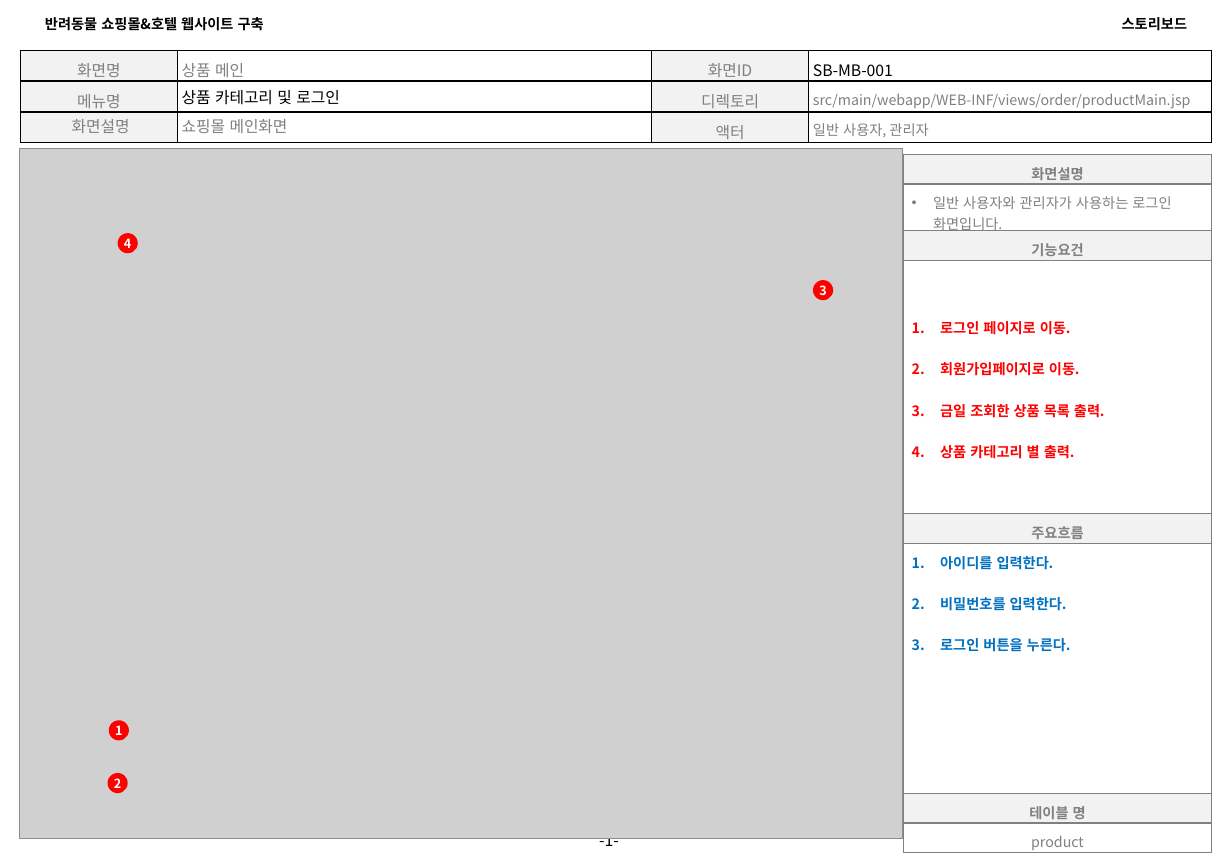
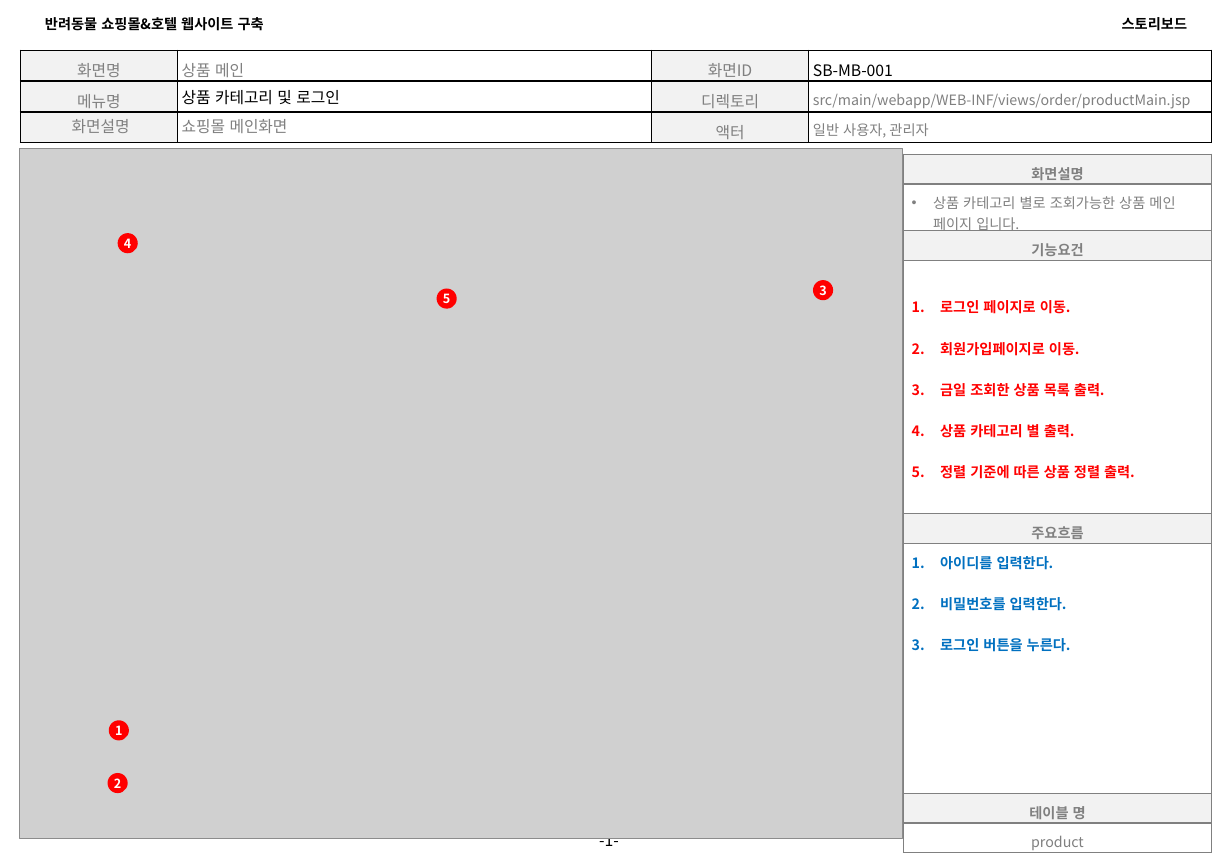
Before and after one commit to 94jinwoo/Companion, a slide deck: slide 1 of Companion.스토리보드.VER.0.3(쇼핑몰).pptx. Drawn at 1232x853 pixels with LibreOffice and Linux fonts; fonts in the diff are those of the drawing; grey boxes stand for pictures; background and template pictures are left out. Boxes give left, top, right and bottom in pixels: in the first picture for what was removed or moved away, otherwise in the second. Text is boxed around its words. In the diff, an @@ line names an element or a change of style, - is before the commit and + after.

```diff
--- a/Companion.스토리보드.VER.0.3(쇼핑몰).pptx
+++ b/Companion.스토리보드.VER.0.3(쇼핑몰).pptx
@@ table at (903,155,1212,815) @@
-row 2, column 1: 일반 사용자와 관리자가 사용하는 로그인 화면입니다.
+row 2, column 1: 상품 카테고리 별로 조회가능한 상품 메인 페이지 입니다.
-row 4, column 1: 로그인 페이지로 이동. / 회원가입페이지로 이동. / 금일 조회한 상품 목록 출력. / 상품 카테고리 별 출력.
+row 4, column 1: 로그인 페이지로 이동. / 회원가입페이지로 이동. / 금일 조회한 상품 목록 출력. / 상품 카테고리 별 출력. / 정렬 기준에 따른 상품 정렬 출력.
@@ ellipse added at (437,289,457,309), fill #FF0000, 8 pt, text #FFFFFF, bold @@
+5
```
Also in this commit, not shown: 11 other slides changed, 1 slide added, 1 slide removed.
